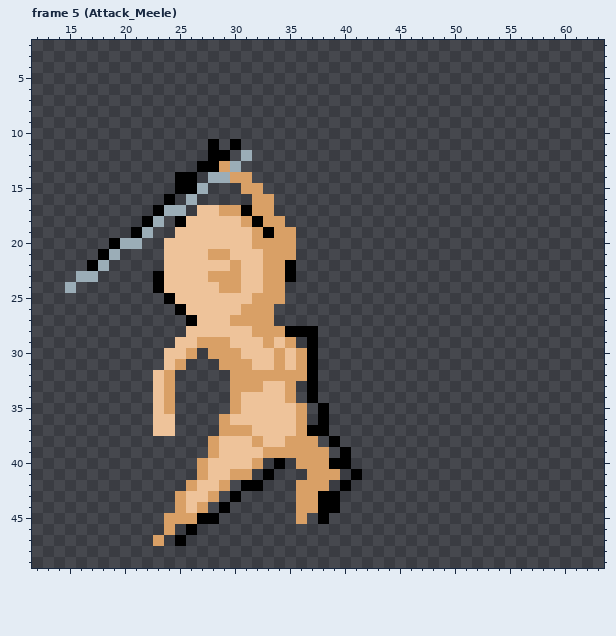
Pixel-art file: RawResource/projectRoom/base_female.aseprite. The picture above is the old version.
64x64 pixels, 15 frames. Shown: frame 5 (Attack_Meele): x 12..63, y 2..49. The commit also changed other frames, which this record leaves out.
Now the later version:
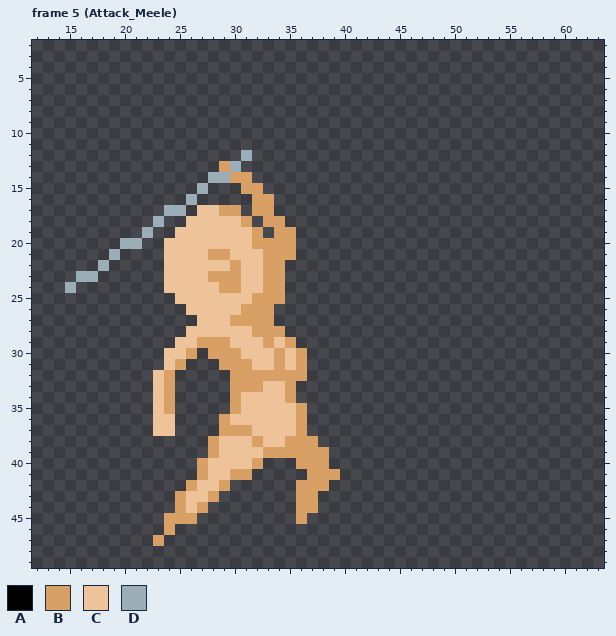
Palette (. is transparent): A #000000  B #d9a066  C #eec39a  D #9badb7
Change:
layer "sketch" now hidden
Frame 5 (Attack_Meele):
Colour A is gone in row 11 at x 28 and 30; in row 12 at x 28 to 29; in row 13 at x 27 to 28; in rows 14 to 15 at x 25 to 26; in row 16 at x 24; in row 17 at x 23 and 31.
Colour A is gone in row 18 at x 22, 25 and 32; in row 19 at x 21 and 33; in row 20 at x 19; in row 21 at x 18; in row 22 at x 17 and 35; in row 23 at x 23 and 35.
Colour A is gone in row 24 at x 23; in row 25 at x 24; in row 26 at x 25; in row 27 at x 26; in row 28 at x 35 to 37; in rows 29 to 34 at x 37.
Colour A is gone in rows 35 to 36 at x 38; in row 37 at x 37 to 38; in row 38 at x 39; in row 39 at x 40; in row 40 at x 34 and 39 to 40; in row 41 at x 33 and 41.
Colour A is gone in row 42 at x 31 to 32 and 40; in row 43 at x 30 and 38 to 39; in row 44 at x 29 and 38 to 39; in row 45 at x 27 to 28 and 38; in row 46 at x 26; in row 47 at x 25.
Pixel boxes of the changes (left, top, right, bottom) in both pictures:
erased: (87, 139, 362, 546)
